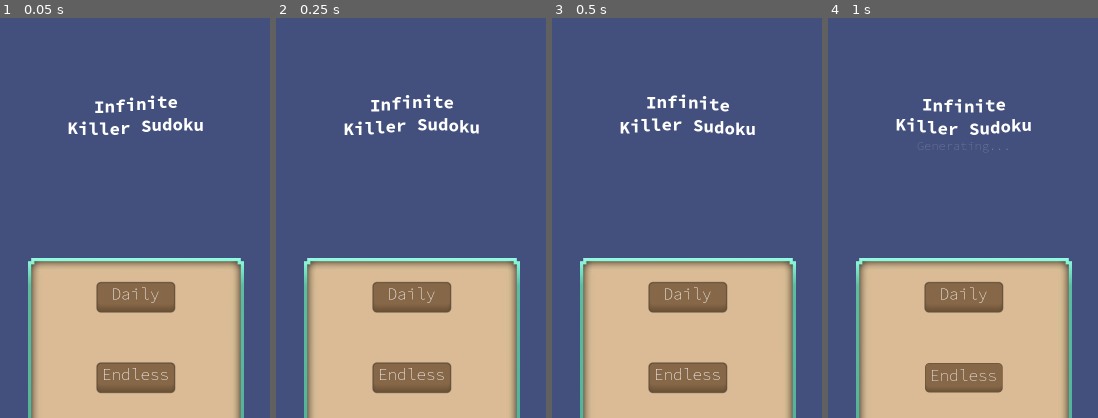
Above: before the commit, frames 1-4 (left to right).
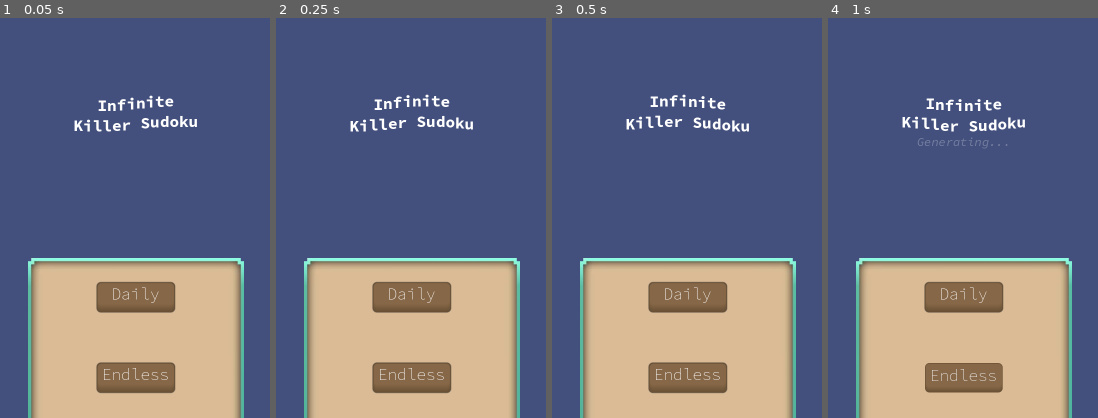
Above: after the commit, the same moments.

Repository: a-siu/killer-sudoku
Game: Godot game, scene res://scene/Main/main_menu.tscn
Two runs of this game, one before a commit and one after it. Both use one fixed random seed, a clock stepped at 60 frames per second and the inputs below.
Inputs:
- Up to frame 1 (0.05 s): no input
- Up to frame 2 (0.25 s): no input
- Up to frame 3 (0.5 s): no input
- Up to frame 4 (1 s): click "Endless" at 0.5 s
The pictures show only the part of the screen within x 25-75%, y 0-50%; the shares and areas given below are measured in that part.

The runs differ from the first frame. In frame 1, 1.6% of the frame differs, in the area x 25-76%, y 19-30%; in frame 2, 1.6%; in frame 3, 1.6%; in frame 4, 1.7%, in the area x 25-76%, y 20-33%.

Commit message:
fix: update theme resource to include additional font files and adjust font sizes

Diff:
--- a/theme/global.tres
+++ b/theme/global.tres
@@ -9,12 +9,15 @@
 [ext_resource type="StyleBox" uid="uid://dccod6day28ll" path="res://theme/progress bar/background.tres" id="6_hee8w"]
 [ext_resource type="StyleBox" uid="uid://d2uj2u4kdmvje" path="res://theme/progress bar/fill.tres" id="7_d7scf"]
 [ext_resource type="FontVariation" uid="uid://cdps2ctb03117" path="res://theme/font/SourceCodePro-700.tres" id="8_d7scf"]
+[ext_resource type="FontFile" uid="uid://c8fcg4hsjigb6" path="res://theme/font/SourceCodePro-Bold.ttf" id="8_sectx"]
+[ext_resource type="FontFile" uid="uid://bwtpyuxg8d5tr" path="res://theme/font/SourceCodePro-BoldItalic.ttf" id="9_54u0y"]
+[ext_resource type="FontFile" uid="uid://x1rjuhw1afru" path="res://theme/font/SourceCodePro-Italic.ttf" id="10_glo3a"]
+[ext_resource type="FontFile" uid="uid://diy3vcra463mo" path="res://theme/font/SourceCodePro-Regular.ttf" id="12_ur1fe"]
 
 [sub_resource type="StyleBoxEmpty" id="StyleBoxEmpty_sete0"]
 
 [resource]
 default_font = ExtResource("1_tp5qw")
-default_font_size = 16
 Button/colors/font_color = Color(1, 1, 1, 1)
 Button/font_sizes/font_size = 32
 Button/styles/disabled = ExtResource("1_27qkx")
@@ -27,5 +30,13 @@
 PanelContainer/styles/panel = ExtResource("4_0or2r")
 ProgressBar/styles/background = ExtResource("6_hee8w")
 ProgressBar/styles/fill = ExtResource("7_d7scf")
-RichTextLabel/font_sizes/bold_font_size = 35
-RichTextLabel/fonts/bold_font = ExtResource("8_d7scf")
+RichTextLabel/font_sizes/bold_font_size = 32
+RichTextLabel/font_sizes/bold_italics_font_size = 32
+RichTextLabel/font_sizes/italics_font_size = 32
+RichTextLabel/font_sizes/mono_font_size = 32
+RichTextLabel/font_sizes/normal_font_size = 32
+RichTextLabel/fonts/bold_font = ExtResource("8_sectx")
+RichTextLabel/fonts/bold_italics_font = ExtResource("9_54u0y")
+RichTextLabel/fonts/italics_font = ExtResource("10_glo3a")
+RichTextLabel/fonts/mono_font = ExtResource("8_d7scf")
+RichTextLabel/fonts/normal_font = ExtResource("12_ur1fe")
Not shown: 1 places in theme/global.tres that only renumber resources
